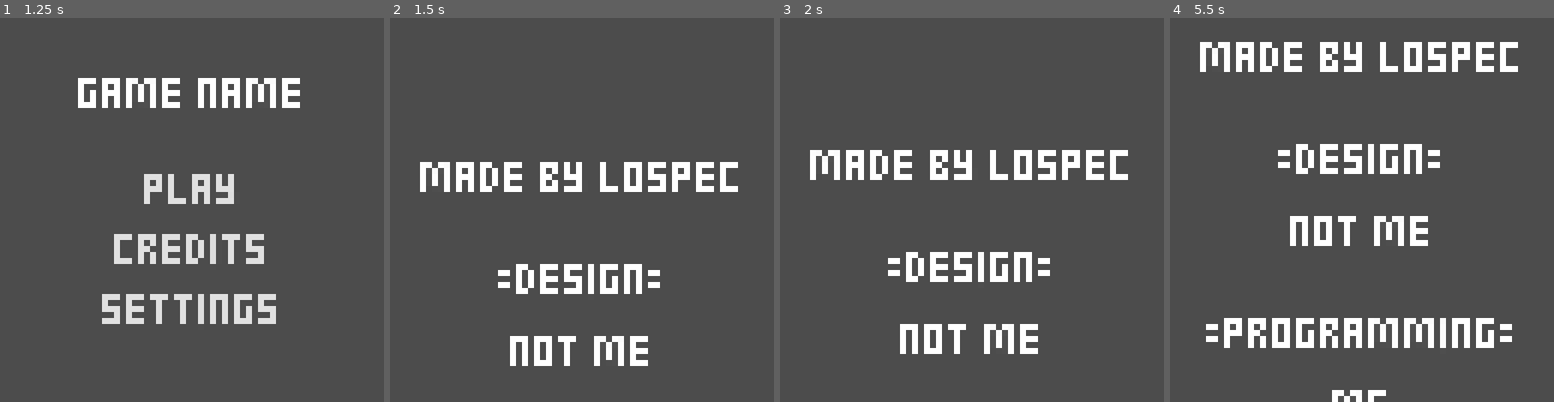
Above: before the commit, frames 1-4 (left to right).
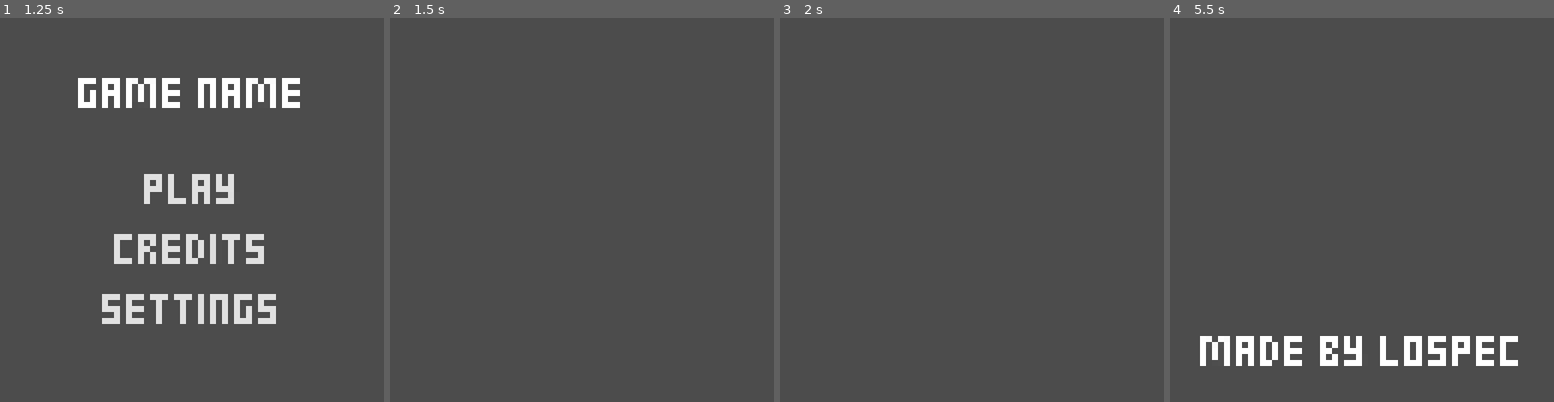
Above: after the commit, the same moments.

Repository: lospec/lowresjam2020
Game: Godot game, scene res://UI/Splash Screen/Splash Screen.tscn
Same seed, same stepped clock (60 frames per second), same inputs: the game is played once before the commit and once after it.
Inputs (mouse positions are in pixels of both pictures, inside the frame that each line leads up to):
- Up to frame 1 (1.25 s): tap Enter at 0.5 s; move the mouse to (276, 190) at 0.52 s; click (276, 190) at 0.67 s
- Up to frame 2 (1.5 s): click "Credits" at 1.25 s
- Up to frame 3 (2 s): no input
- Up to frame 4 (5.5 s): move the mouse to (1285, 229) at 2.02 s; click (1285, 229) at 2.17 s; move the mouse to (1400, 125) at 2.77 s; click (1400, 125) at 2.92 s; move the mouse to (1342, 286) at 3.52 s; click (1342, 286) at 3.67 s; move the mouse to (1477, 267) at 4.27 s; click (1477, 267) at 4.42 s; move the mouse to (1246, 152) at 5.02 s; click (1246, 152) at 5.17 s

Frame 1 is identical in both runs. In frame 2, 6.2% of the frame differs, in the area x 7-91%, y 37-91%; in frame 3, 6.2%; in frame 4, 11%, in the area x 7-91%, y 6-100%.

Commit message:
Credits and splash screen improvements

Diff:
--- a/UI/Credits/Credits.gd
+++ b/UI/Credits/Credits.gd
@@ -4,18 +4,17 @@
 const SCROLL_SPEED = 5
 const THANKS_GAP = 20
 const MAX_THANKS_POS_Y = 0
-
-# Public Variables
-var can_scroll = false
+const START_SCROLL_POS = 50
 
 # Onready Variables
 onready var main_credits_vbox = $"Main Credits"
 onready var thanks_label = $Thanks
 
-# Feels hacky but it works
+# Feels hacky but it works - Should be refactored
 
 func _on_Credits_sort_children():
-	thanks_label.rect_position.y = main_credits_vbox.rect_size.y + THANKS_GAP
+	main_credits_vbox.rect_position.y = START_SCROLL_POS
+	thanks_label.rect_position.y = main_credits_vbox.rect_size.y + THANKS_GAP + START_SCROLL_POS
 
 func _process(delta):
 	main_credits_vbox.rect_position.y -= SCROLL_SPEED * delta
@@ -26,9 +25,6 @@
 	if Input.is_action_just_pressed("ui_cancel"):
 		exit_to_main_menu()
 
-func _on_Start_Scrolling_Delay_timeout():
-	can_scroll = true
-
 func exit_to_main_menu():
 	if get_tree().change_scene("res://UI/Main Menu/Main Menu.tscn") != OK:
 		print_debug("An error occured while attempting to change to the main menu scene")
--- a/UI/Credits/Credits.tscn
+++ b/UI/Credits/Credits.tscn
@@ -163,13 +163,7 @@
 text = "Thanks for
 Playing"
 align = 1
-
-[node name="Start Scrolling Delay" type="Timer" parent="."]
-wait_time = 0.8
-one_shot = true
-autostart = true
 [connection signal="sort_children" from="." to="." method="_on_Credits_sort_children"]
-[connection signal="timeout" from="Start Scrolling Delay" to="." method="_on_Start_Scrolling_Delay_timeout"]
 
 [editable path="Main Credits/Design"]
 
--- a/UI/Splash Screen/Splash Screen.gd
+++ b/UI/Splash Screen/Splash Screen.gd
@@ -5,6 +5,7 @@
 
 func _ready():
 	animated_sprite.frame = 0
+	animated_sprite.playing = true
 
 func _unhandled_input(event):
 	if event is InputEventMouseButton:
--- a/UI/Splash Screen/Splash Screen.tscn
+++ b/UI/Splash Screen/Splash Screen.tscn
@@ -51,6 +51,4 @@
 
 [node name="AnimatedSprite" type="AnimatedSprite" parent="."]
 frames = SubResource( 9 )
-frame = 4
-playing = true
 [connection signal="animation_finished" from="AnimatedSprite" to="." method="_on_AnimatedSprite_animation_finished"]
